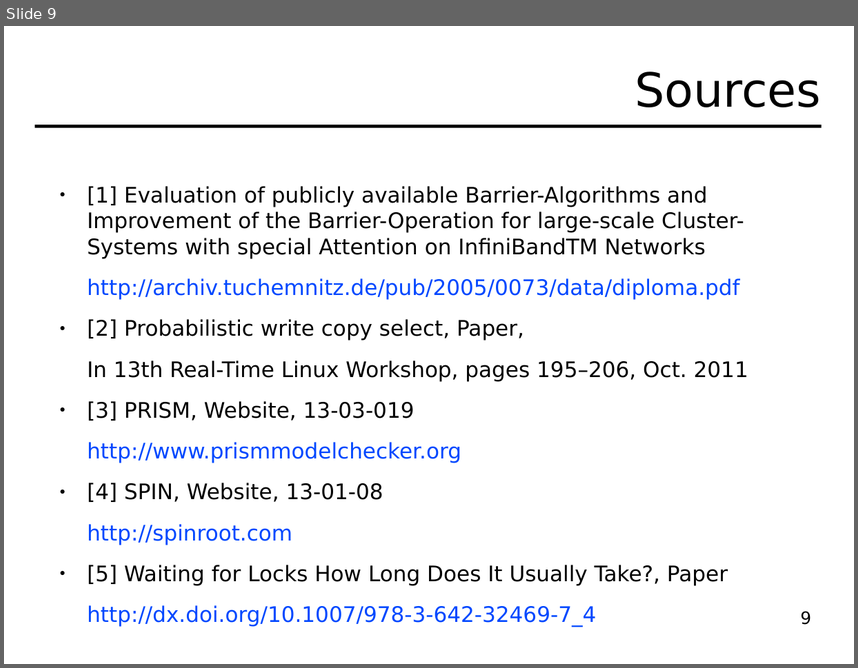
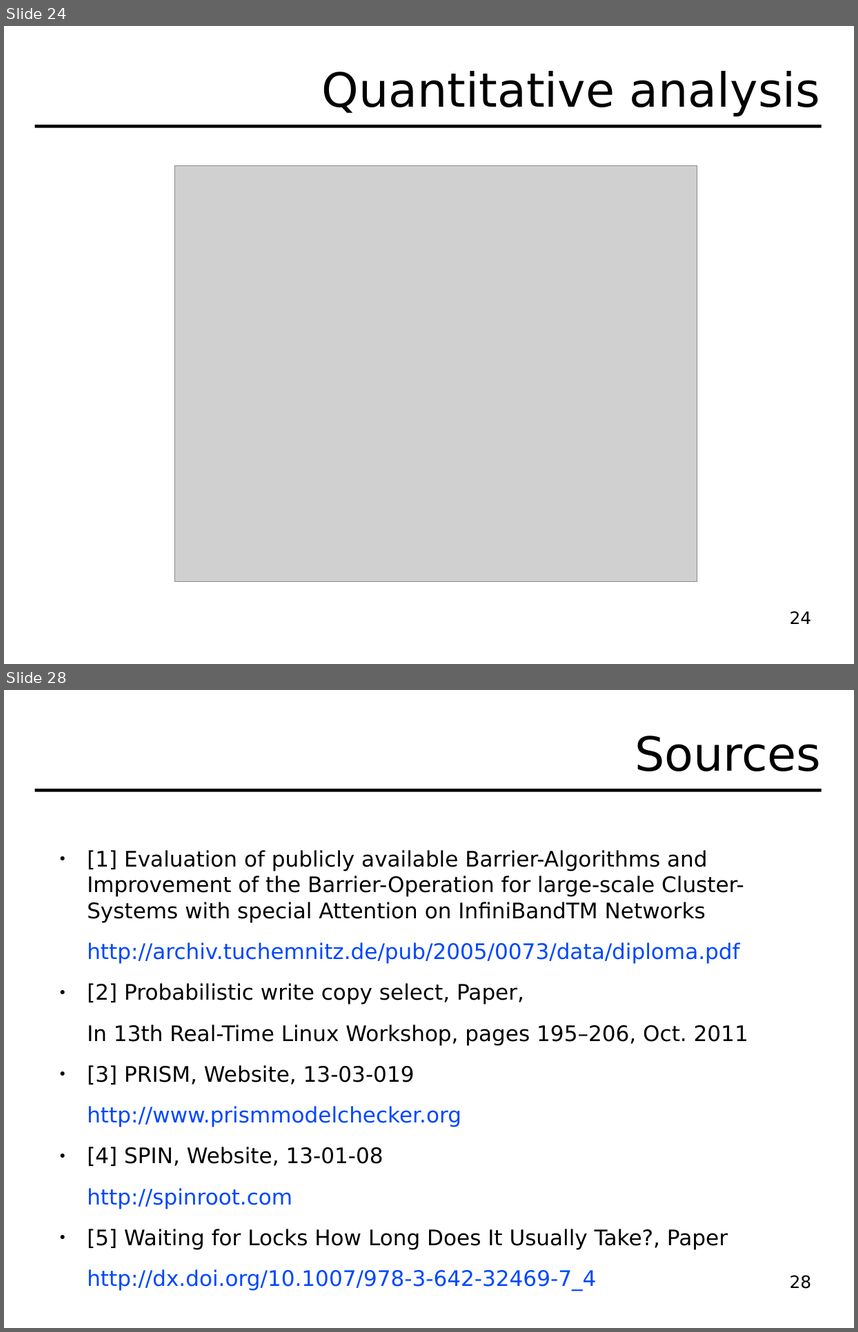
Before and after one commit to hydroo/minor-thesis-barriers, a slide deck: presentation/slides.odp. Shown one above the other, each under a label of ours: slide 9 before the commit, slides 24 and 28 after it; the slides between them are not shown. The pictures are 858x668 and 858x1332 pixels, drawn with LibreOffice and Linux fonts; fonts in the diff are those of the drawing; grey boxes stand for pictures. Boxes give left, top, right and bottom in pixels: in the first picture for what was removed or moved away, otherwise in the second. Text is boxed around its words. In the diff, an @@ line names an element or a change of style, - is before the commit and + after.

```diff
--- a/presentation/slides.odp
+++ b/presentation/slides.odp
@@ slide 24 added at bbox=[4, 26, 854, 664], background #FFFFFF @@
@@ title added at bbox=[322, 71, 820, 116], 44 pt, text #000000 @@
+Quantitative analysis
@@ line added from (35, 126) to (822, 126), #000000 2.89 pt @@
@@ picture added at bbox=[174, 165, 697, 581] @@
@@ page number added at bbox=[790, 611, 812, 624], 16 pt, text #000000 @@
+24
@@ what was slide 9 is now slide 28 @@
@@ page number at bbox=[790, 1275, 812, 1289]: text changed @@
-9
+28
```
Also in this commit, not shown: 4 slides changed, 19 other slides added, 1 slide removed, 12 other files.
